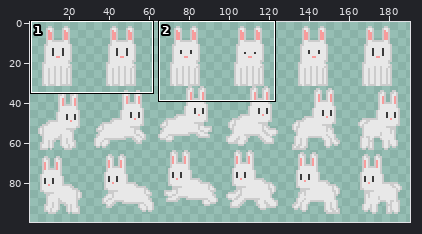
One commit to this sprite sheet: res/bunny.png. The first picture is a wide view before the edit; the outline marks the close-up.
Close-up. The starting point:
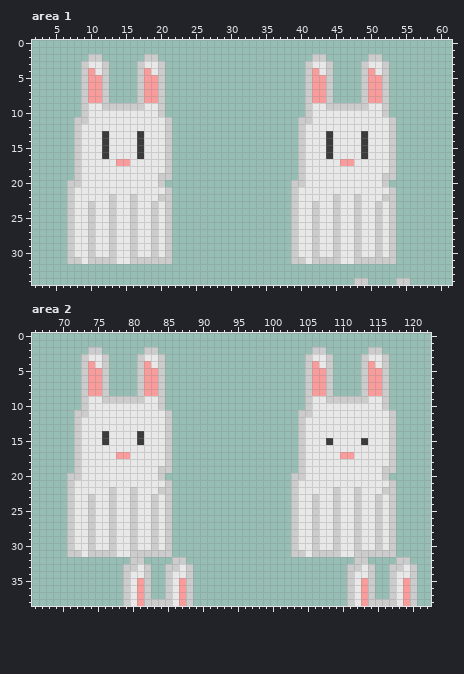
The file is 256x128 pixels. Colours within 5 levels of each other are drawn and written as one. Shown: area 1: x 2..61, y 0..34; area 2: x 66..122, y 0..38. The wide view leaves out empty margins. The commit also changed other parts of the picture, which this record leaves out.
After:
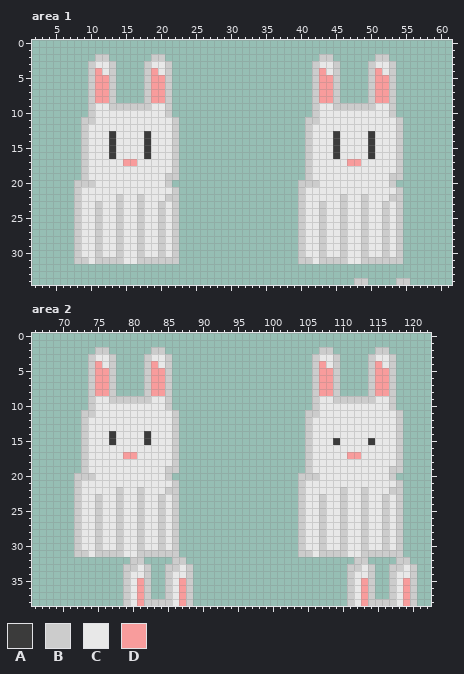
Palette (. is transparent): A #3b3b3b  B #cccccc  C #e8e8e8  D #f89c9c
Diff:
Area 1:
Colour C becomes colour A in rows 13 to 16 at x 13, 18, 45 and 50.
The author put colour B in row 2 at x 12, 20, 44 and 52; in rows 3 to 8 at x 13, 21, 45 and 53; in rows 9 to 10 at x 21 and 53; in rows 11 to 19 at x 22 and 54; in row 20 at x 21 and 53; in rows 21 to 31 at x 22 and 54.
Colour C becomes colour B in row 3 at x 10, 18, 42 and 50; in row 9 at x 10, 18, 42 and 50; in rows 10 to 11 at x 10 and 42; in rows 12 to 19 at x 9 and 41; in row 20 at x 9 to 10 and 41 to 42; in row 21 at x 8 and 40.
Colour C becomes colour B in row 22 at x 8, 14, 17, 40, 46 and 49; in rows 23 to 30 at x 8, 11, 14, 17, 20, 40, 43, 46, 49 and 52; in row 31 at x 9, 14, 41 and 46.
Colour D becomes colour B in rows 4 to 8 at x 10, 18, 42 and 50.
Colour A becomes colour C in rows 13 to 16 at x 12, 17, 44 and 49.
Colour B becomes colour C in rows 3 to 4 at x 12, 20, 44 and 52; in row 9 at x 12, 20, 44 and 52; in row 10 at x 20 and 52; in rows 11 to 18 at x 21 and 53; in rows 19 to 20 at x 20 and 52; in row 21 at x 21 and 53.
Colour B becomes colour C in row 22 at x 13, 16, 20, 45, 48 and 52; in rows 23 to 30 at x 10, 13, 16, 19, 21, 42, 45, 48, 51 and 53; in row 31 at x 10, 16, 42 and 48.
Colour D becomes colour C in row 17 at x 14 and 46.
Colour B becomes colour D in rows 5 to 8 at x 12, 20, 44 and 52.
Colour C becomes colour D in row 4 at x 11, 19, 43 and 51; in row 17 at x 16 and 48.
Colour B is gone in row 2 at x 10, 18, 42 and 50; in rows 3 to 8 at x 9, 17, 41 and 49; in rows 9 to 10 at x 9 and 41; in rows 11 to 19 at x 8 and 40; in rows 20 to 31 at x 7 and 39.
Area 2:
Colour C becomes colour A in row 14 at x 77 and 82; in row 15 at x 77, 82, 109 and 114.
The author put colour B in row 2 at x 76, 84, 108 and 116; in rows 3 to 8 at x 77, 85, 109 and 117; in rows 9 to 10 at x 85 and 117; in rows 11 to 19 at x 86 and 118; in row 20 at x 85 and 117; in rows 21 to 31 at x 86 and 118.
Colour C becomes colour B in row 3 at x 74, 82, 106 and 114; in row 9 at x 74, 82, 106 and 114; in rows 10 to 11 at x 74 and 106; in rows 12 to 19 at x 73 and 105; in row 20 at x 73 to 74 and 105 to 106; in row 21 at x 72 and 104.
Colour C becomes colour B in row 22 at x 72, 78, 81, 104, 110 and 113; in rows 23 to 30 at x 72, 75, 78, 81, 84, 104, 107, 110, 113 and 116; in row 31 at x 73, 78, 105 and 110.
Colour D becomes colour B in rows 4 to 8 at x 74, 82, 106 and 114.
Colour A becomes colour C in row 14 at x 76 and 81; in row 15 at x 76, 81, 108 and 113.
Colour B becomes colour C in rows 3 to 4 at x 76, 84, 108 and 116; in row 9 at x 76, 84, 108 and 116; in row 10 at x 84 and 116; in rows 11 to 18 at x 85 and 117; in rows 19 to 20 at x 84 and 116; in row 21 at x 85 and 117.
Colour B becomes colour C in row 22 at x 77, 80, 84, 109, 112 and 116; in rows 23 to 30 at x 74, 77, 80, 83, 85, 106, 109, 112, 115 and 117; in row 31 at x 74, 80, 106 and 112.
Colour D becomes colour C in row 17 at x 78 and 110.
Colour B becomes colour D in rows 5 to 8 at x 76, 84, 108 and 116.
Colour C becomes colour D in row 4 at x 75, 83, 107 and 115; in row 17 at x 80 and 112.
Colour B is gone in row 2 at x 74, 82, 106 and 114; in rows 3 to 8 at x 73, 81, 105 and 113; in rows 9 to 10 at x 73 and 105; in rows 11 to 19 at x 72 and 104; in rows 20 to 31 at x 71 and 103.
Where, in picture pixels (left, top, right, bottom), the same in both close-ups:
changed: (67, 54, 179, 264)
changed: (291, 54, 403, 264)
changed: (67, 347, 179, 557)
changed: (291, 347, 403, 557)
